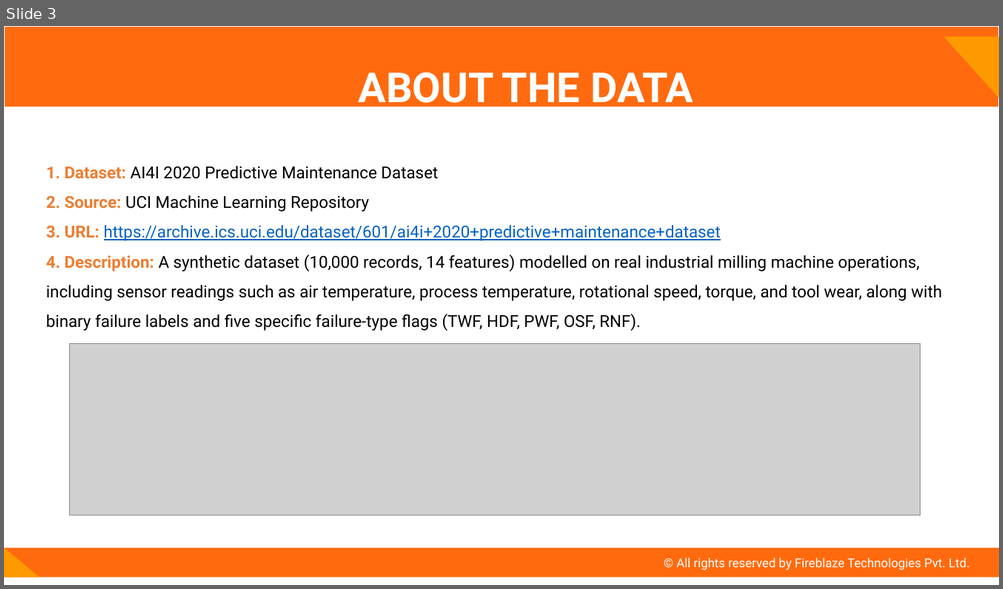
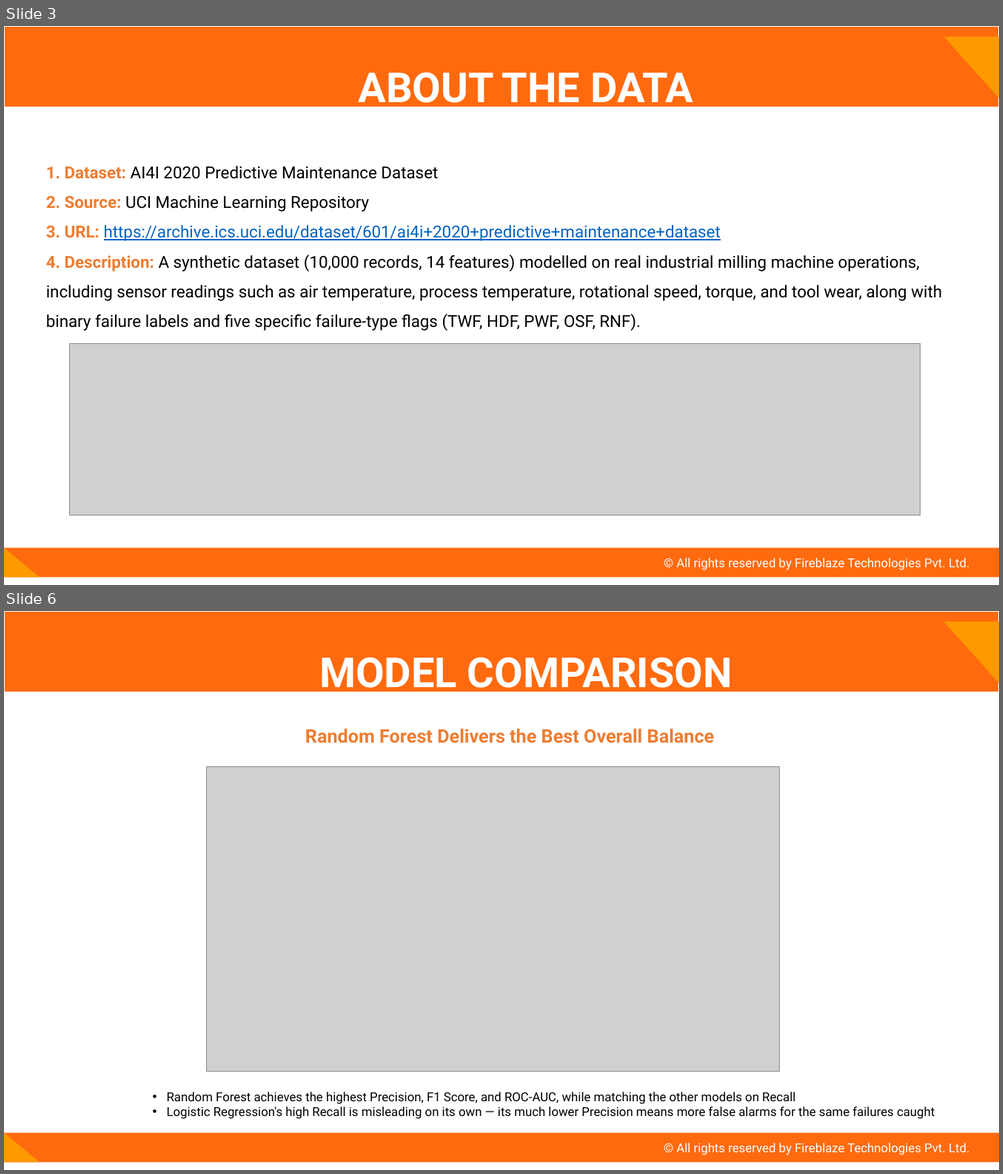
Before and after one commit to juhi-m1711/Predictive-Maintenance-for-Machinery, a slide deck: ML Project.pptx. Shown one above the other, each under a label of ours: slide 3 before the commit, slides 3 and 6 after it; the slides between them are not shown. The pictures are 1003x589 and 1003x1174 pixels, drawn with LibreOffice and Linux fonts; fonts in the diff are those of the drawing; grey boxes stand for pictures. Boxes give left, top, right and bottom in pixels: in the first picture for what was removed or moved away, otherwise in the second. Text is boxed around its words. In the diff, an @@ line names an element or a change of style, - is before the commit and + after.

```diff
--- a/ML Project.pptx
+++ b/ML Project.pptx
@@ slide 6 added at (x1=4, y1=611, x2=999, y2=1170), background #FFFFFF @@
@@ title added at (x1=4, y1=611, x2=999, y2=692), fill #FF6A0E, outline #FFFFFF 0.75 pt, 40 pt, text #FFFFFF, bold @@
+MODEL COMPARISON
@@ right triangle added at (x1=943, y1=621, x2=999, y2=684), fill #FF9900 @@
@@ text added at (x1=305, y1=729, x2=714, y2=743), 18 pt, text #ED7D31, bold @@
+Random Forest Delivers the Best Overall Balance
@@ picture added at (x1=206, y1=767, x2=779, y2=1071) @@
@@ text added at (x1=167, y1=1092, x2=934, y2=1119), 12 pt, text #000000 @@
+• Random Forest achieves the highest Precision, F1 Score, and ROC-AUC, while matching the other models on Recall
+• Logistic Regression's high Recall is misleading on its own — its much lower Precision means more false alarms for the same failures caught
@@ rectangle added at (x1=4, y1=1133, x2=999, y2=1162), fill #FF6A0E, 12 pt, text #FFFFFF @@
+© All rights reserved by Fireblaze Technologies Pvt. Ltd.
@@ right triangle added at (x1=4, y1=1133, x2=40, y2=1162), fill #FF9900 @@
```
Also in this commit, not shown: 5 slides changed, 5 other slides added, 10 other files.
